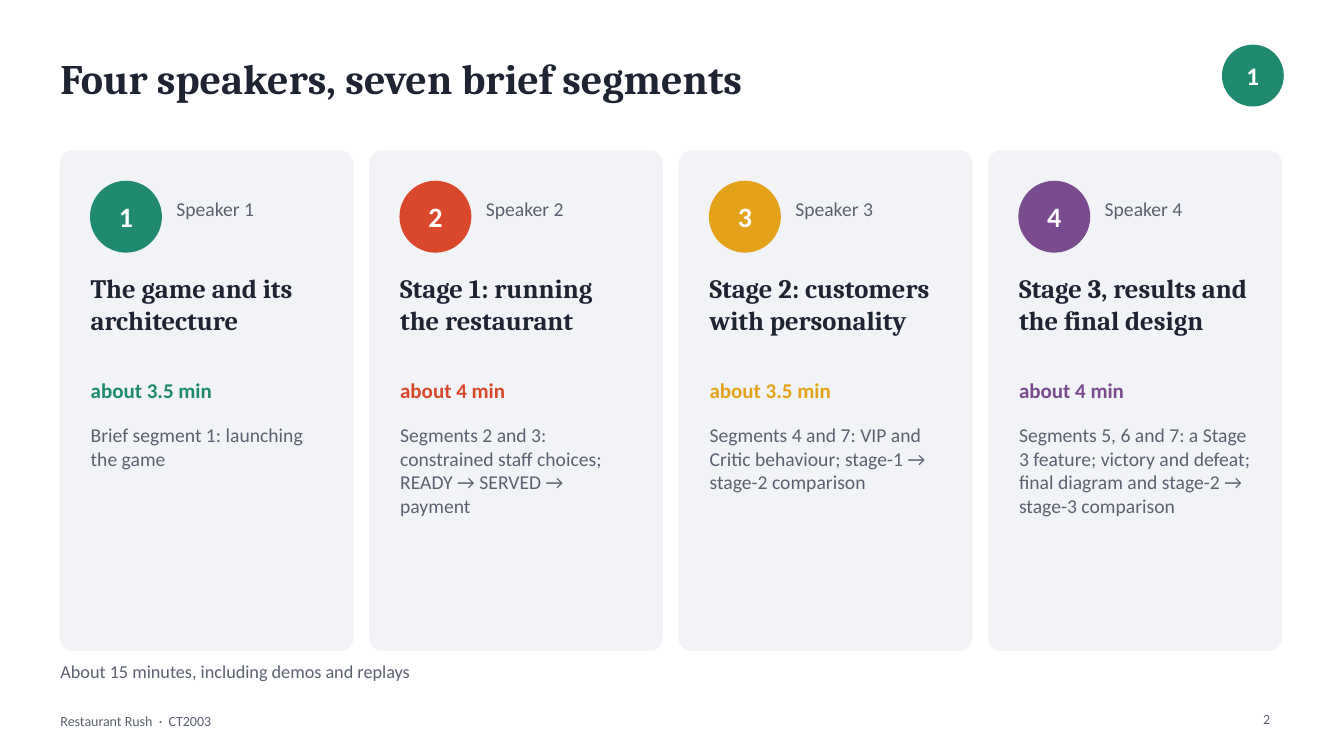
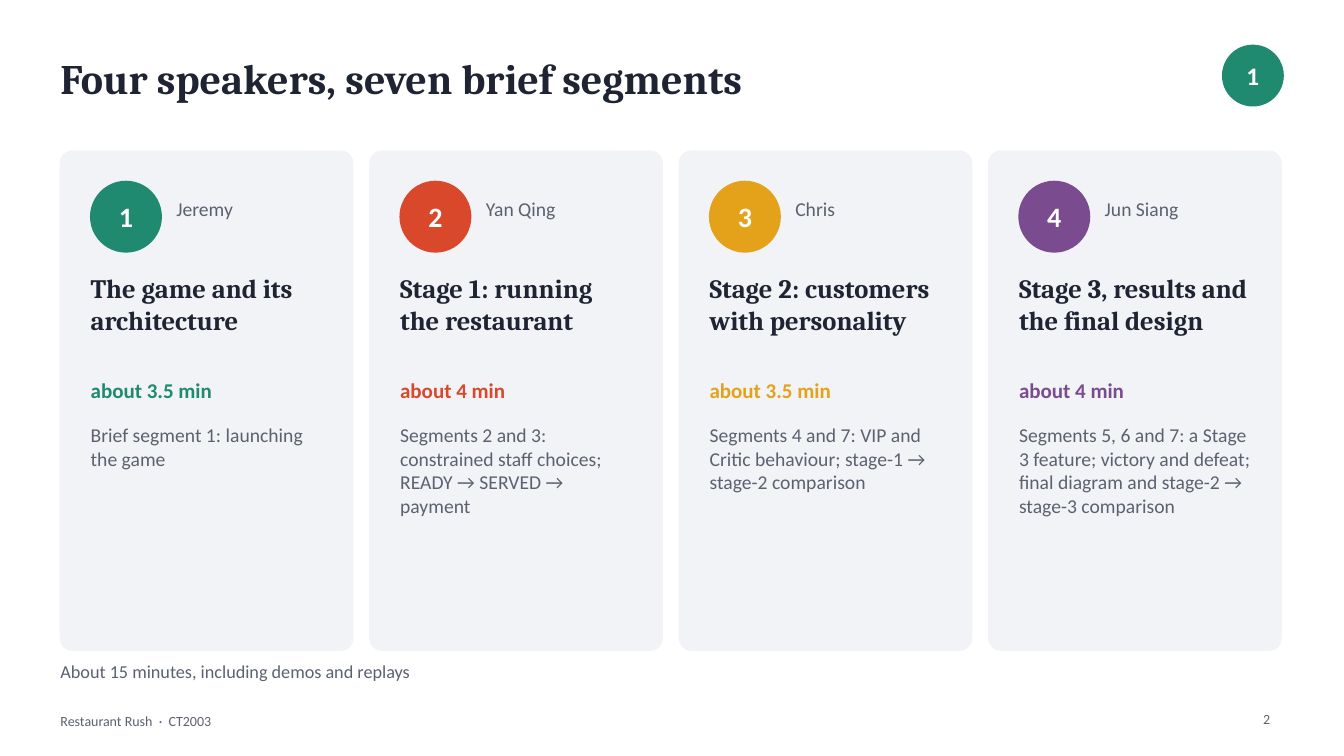
Before and after one commit to JeremyChooCK/CT2003-Restaurant-Rush, a slide deck: slide 2 of docs/presentation/RestaurantRush_Presentation.pptx. Drawn at 1344x756 pixels with LibreOffice and Linux fonts; fonts in the diff are those of the drawing. Boxes give left, top, right and bottom in pixels: in the first picture for what was removed or moved away, otherwise in the second. Text is boxed around its words. In the diff, an @@ line names an element or a change of style, - is before the commit and + after.

```diff
--- a/docs/presentation/RestaurantRush_Presentation.pptx
+++ b/docs/presentation/RestaurantRush_Presentation.pptx
@@ text at (x1=176, y1=203, x2=233, y2=219): text changed @@
-Speaker 1
+Jeremy
@@ text at (x1=486, y1=202, x2=555, y2=220): text changed @@
-Speaker 2
+Yan Qing
@@ text at (x1=795, y1=202, x2=835, y2=216): text changed @@
-Speaker 3
+Chris
@@ text at (x1=1105, y1=202, x2=1178, y2=220): text changed @@
-Speaker 4
+Jun Siang
```
Also in this commit, not shown: 7 other slides changed, 5 other files.
